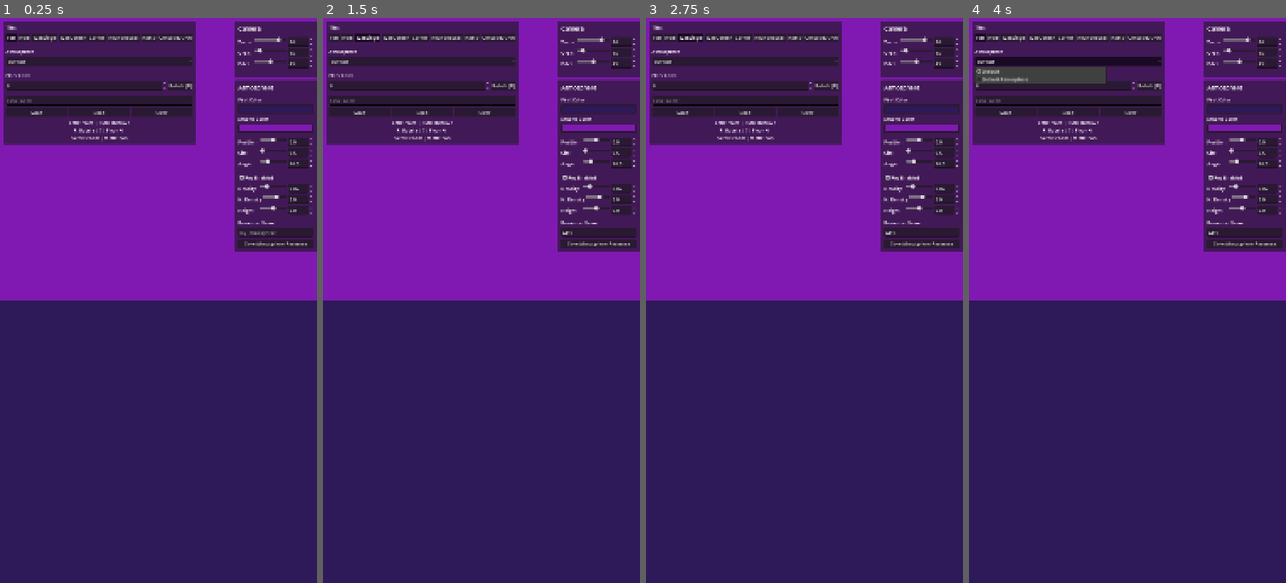
Above: before the commit, frames 1-4 (left to right).
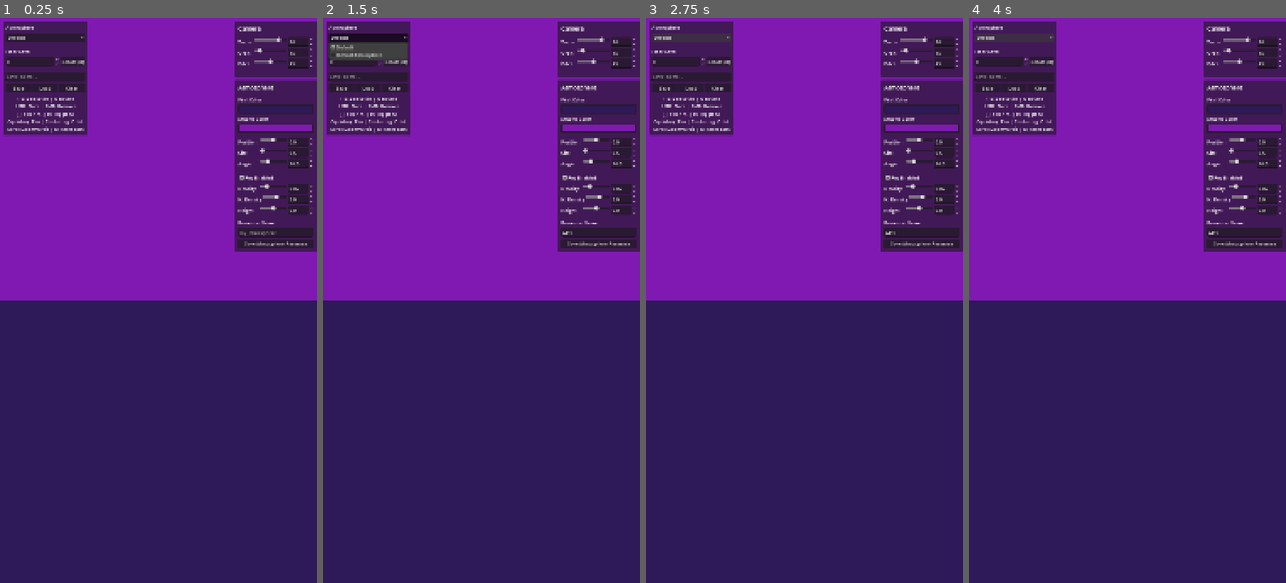
Above: after the commit, the same moments.

Repository: AlbertoHdezCerezo/learn-how-to-minigolf
Game: Godot game, scene res://scenes/level_editor_tools/level_editor/level_editor.tscn
The game is run twice, just before and just after one commit, with the same random seed, the same clock (stepped at 60 frames per second) and the same inputs. The project has no main scene, so this scene is started directly.
Inputs (mouse positions are in pixels of both pictures, inside the frame that each line leads up to):
- Up to frame 1 (0.25 s): no input
- Up to frame 2 (1.5 s): click (598, 232) at 0.52 s; type "Alex" at 0.6 s; click (367, 34) at 1.25 s, where only the run before the commit has a clickable "WallSingle"
- Up to frame 3 (2.75 s): click (690, 34) at 2 s, where only the run before the commit has a clickable "WallSingle"
- Up to frame 4 (4 s): click (981, 34) at 2.75 s, where only the run before the commit has a clickable "Flat"; click "Default" at 3.5 s

The runs differ from the first frame. In frame 1, 10% of the frame differs, in the area x 1-62%, y 0-23%; in frame 2, 11%; in frame 3, 10%; in frame 4, 10%.

Commit message:
Remove tile buttons from UI, update shortcuts help text (#10)
Tile selection is done via number keys 1-9. The TileButtons container
is hidden. Updated the keyboard shortcuts help to list all controls.

Co-Authored-By: Claude Opus 4.6 (1M context) <noreply@anthropic.com>

Diff:
--- a/scenes/level_editor_tools/level_editor/level_editor_ui/level_editor_ui.tscn
+++ b/scenes/level_editor_tools/level_editor/level_editor_ui/level_editor_ui.tscn
@@ -28,16 +28,10 @@
 layout_mode = 2
 theme_override_constants/separation = 8
 
-[node name="TilePaletteLabel" type="Label" parent="ToolPanel/ToolPanelMargin/ToolPanelLayout"]
-layout_mode = 2
-text = "Tiles"
-
 [node name="TileButtons" type="HBoxContainer" parent="ToolPanel/ToolPanelMargin/ToolPanelLayout"]
 unique_name_in_owner = true
 layout_mode = 2
-
-[node name="TilePaletteSeparator" type="HSeparator" parent="ToolPanel/ToolPanelMargin/ToolPanelLayout"]
-layout_mode = 2
+visible = false
 
 [node name="AtmosphereLabel" type="Label" parent="ToolPanel/ToolPanelMargin/ToolPanelLayout"]
 layout_mode = 2
@@ -99,9 +93,11 @@
 
 [node name="KeyboardShortcutsHelp" type="Label" parent="ToolPanel/ToolPanelMargin/ToolPanelLayout"]
 layout_mode = 2
-text = "LMB: Place | RMB: Remove
-R: Rotate | [ ]: Floor +/-
-Scroll: Zoom | MMB: Pan"
+text = "1-9: Select tile | R: Rotate
+LMB: Place | RMB: Remove
+[ ]: Floor +/- | H: Toggle UI
+Opt+drag: Pan | Cmd+drag: Orbit
+Scroll: Zoom/Orbit | N: Reset cam"
 horizontal_alignment = 1
 
 [node name="LoadLevelDialog" type="FileDialog" parent="."]
